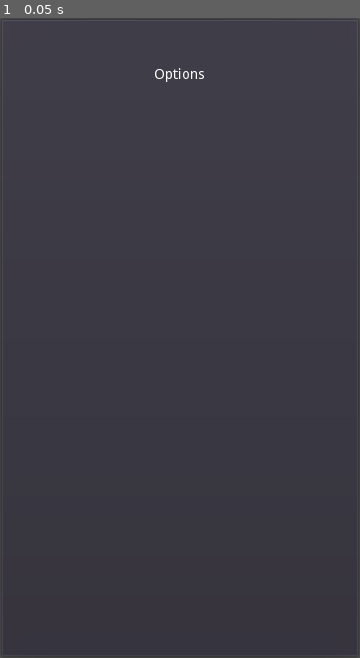
Above: before the commit, frame 1.
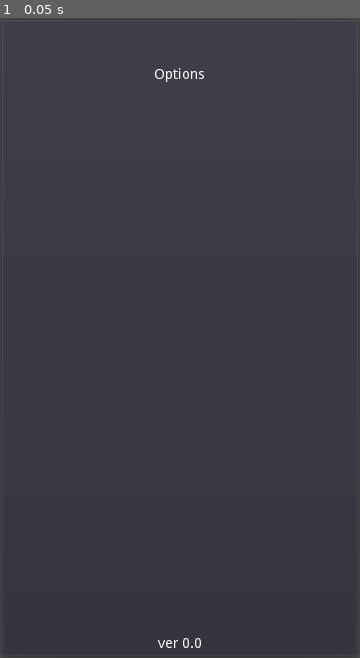
Above: after the commit, the same moment.

Repository: philipuriarte/A-Churchyard-of-Orphans
Game: Godot game, scene res://scenes/options_screen.tscn
Same seed, same stepped clock (60 frames per second), same inputs: the game is played once before the commit and once after it. This scene is started directly instead of the project's main scene.
Inputs:
- Up to frame 1 (0.05 s): no input

The runs differ from the first frame. In frame 1, less than 0.1% of the frame differs, in the area x 43-56%, y 96-99%.

Commit message:
Add BottomText node to options_screen

Diff:
--- a/scenes/options_screen.tscn
+++ b/scenes/options_screen.tscn
@@ -26,5 +26,12 @@
 [node name="OptionsContainer" type="VBoxContainer" parent="MarginContainer/MainCointainer"]
 margin_top = 115.0
 margin_right = 346.0
+margin_bottom = 597.0
+size_flags_vertical = 3
+
+[node name="BottomText" type="Label" parent="MarginContainer/MainCointainer"]
+margin_top = 612.0
+margin_right = 346.0
 margin_bottom = 626.0
-size_flags_vertical = 3
+text = "ver 0.0"
+align = 1
